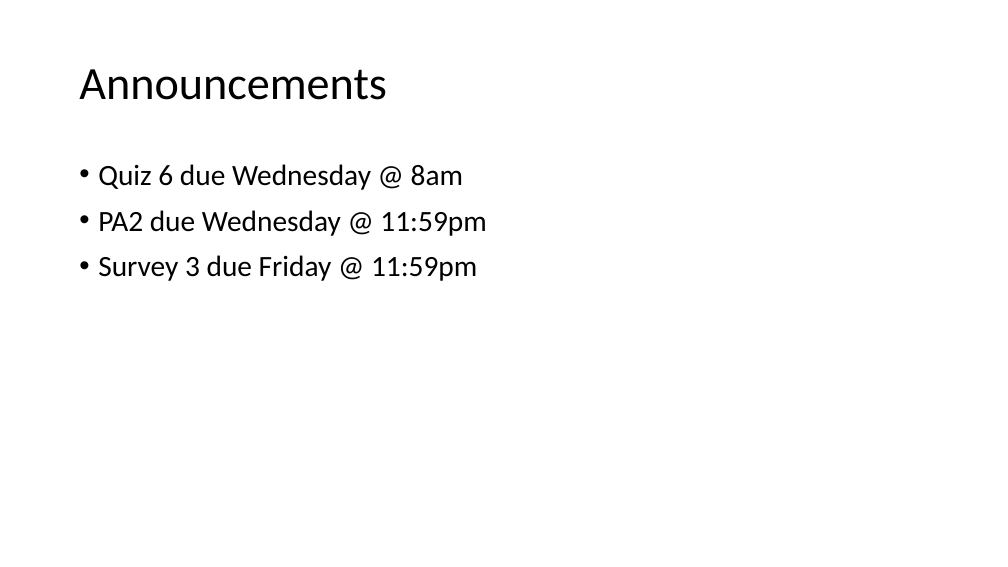
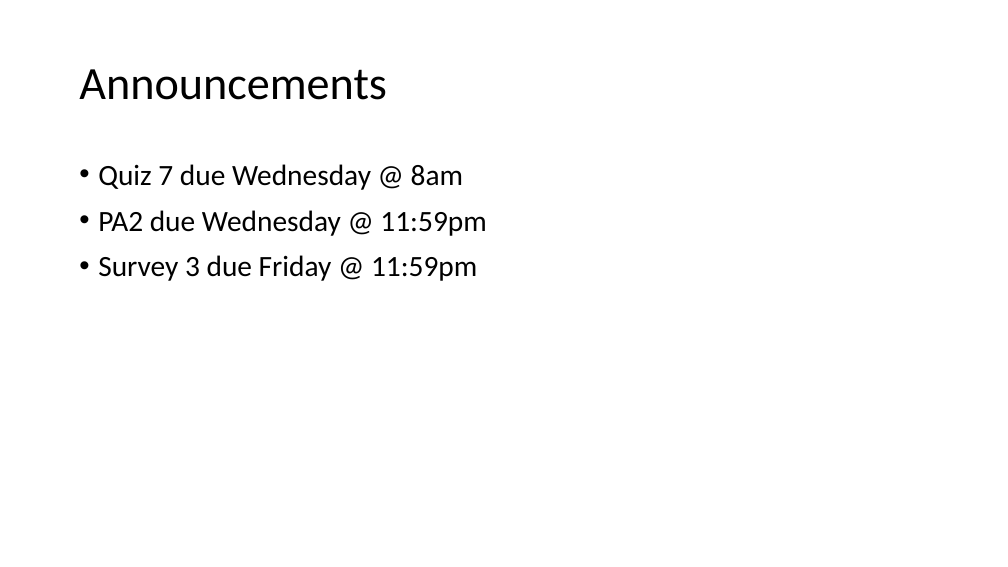
Before and after one commit to ucsd-cse11-sp21/ucsd-cse11-sp21.github.io, a slide deck: slide 2 of lectures/lecture-07/Lecture-Live A00/Lecture 07 - Lecture.pptx. Drawn at 1008x567 pixels with LibreOffice and Linux fonts; fonts in the diff are those of the drawing. Boxes give left, top, right and bottom in pixels: in the first picture for what was removed or moved away, otherwise in the second. Text is boxed around its words. In the diff, an @@ line names an element or a change of style, - is before the commit and + after.

Commit message:
Lecture 7 updates

```diff
--- a/lectures/lecture-07/Lecture-Live A00/Lecture 07 - Lecture.pptx
+++ b/lectures/lecture-07/Lecture-Live A00/Lecture 07 - Lecture.pptx
@@ text at box(98, 164, 463, 190): text changed @@
-• Quiz 6 due Wednesday @ 8am
+• Quiz 7 due Wednesday @ 8am
```
Also in this commit, not shown: 3 other files.
